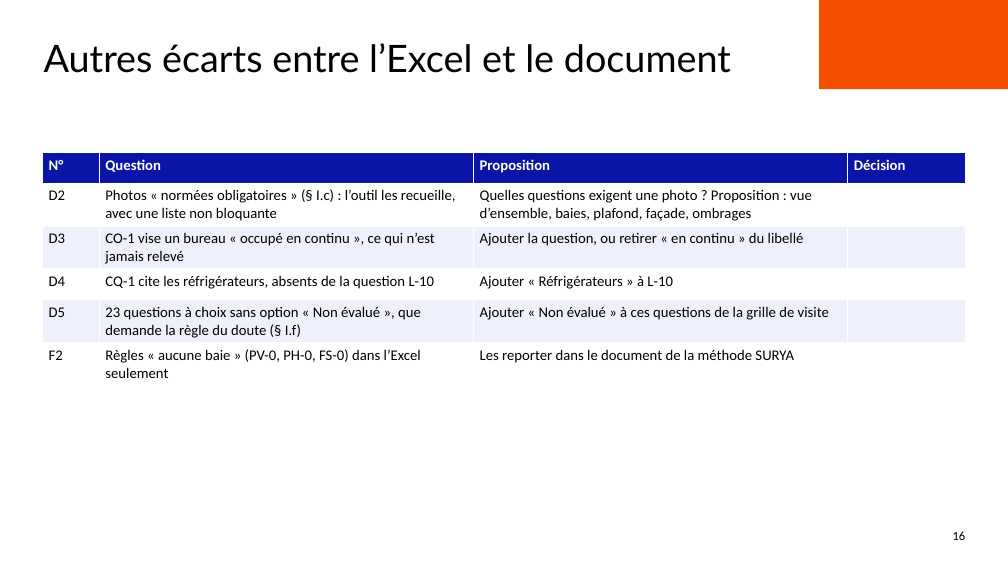
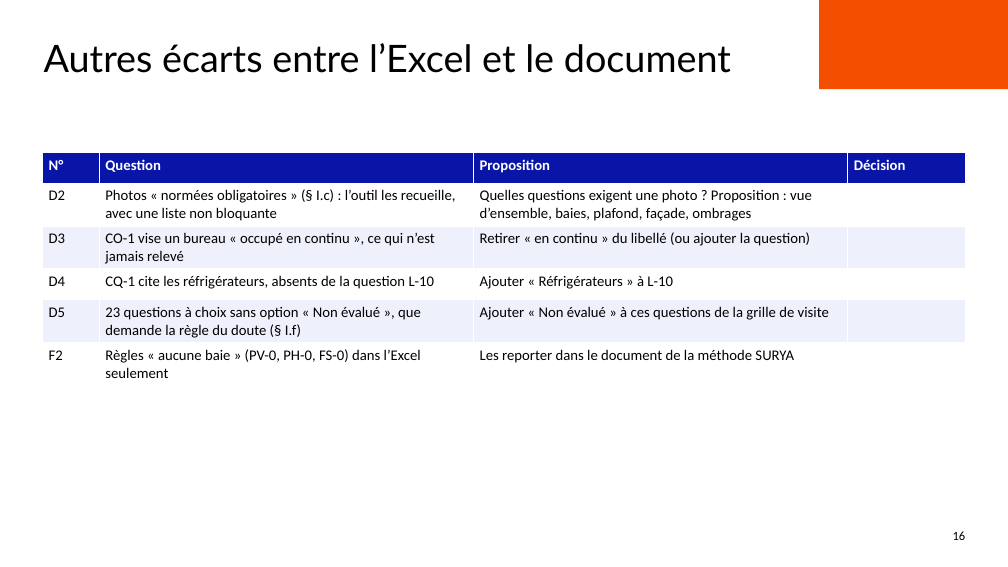
Before and after one commit to benjaminlallemand44/outilplancanicule_methodosurya, a slide deck: slide 16 of docs/presentation/Points_a_trancher_reunion.pptx. Drawn at 1008x567 pixels with LibreOffice and Linux fonts; fonts in the diff are those of the drawing; background and template pictures are left out. Boxes give left, top, right and bottom in pixels: in the first picture for what was removed or moved away, otherwise in the second. Text is boxed around its words. In the diff, an @@ line names an element or a change of style, - is before the commit and + after.

```diff
--- a/docs/presentation/Points_a_trancher_reunion.pptx
+++ b/docs/presentation/Points_a_trancher_reunion.pptx
@@ table at (42, 153, 965, 382) @@
-row 3, column 3: Ajouter la question, ou retirer « en continu » du libellé
+row 3, column 3: Retirer « en continu » du libellé (ou ajouter la question)
```
Also in this commit, not shown: 1 other slide changed, 4 other files.
